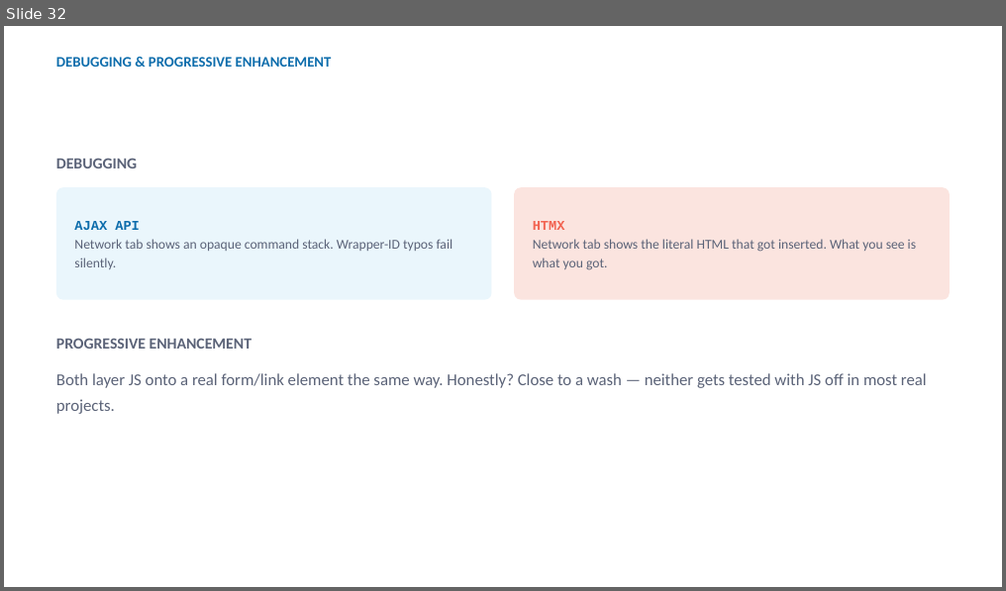
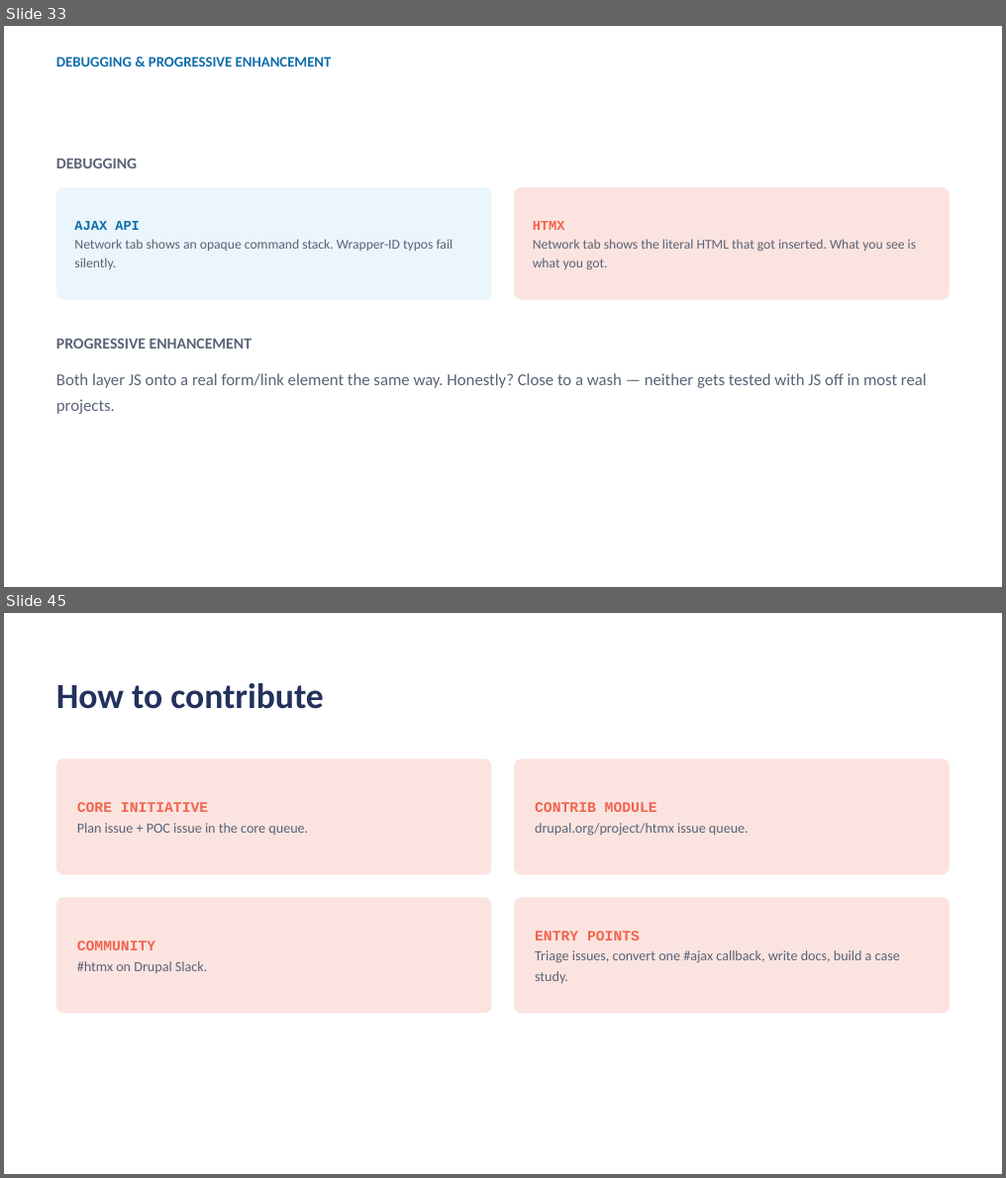
Before and after one commit to RChaubey16/drupalcon-rotterdam-session, a slide deck: Ajax to HTMX.pptx. Shown one above the other, each under a label of ours: slide 32 before the commit, slides 33 and 45 after it; the slides between them are not shown. The pictures are 1006x591 and 1006x1178 pixels, drawn with LibreOffice and Linux fonts; fonts in the diff are those of the drawing; background and template pictures are left out. Boxes give left, top, right and bottom in pixels: in the first picture for what was removed or moved away, otherwise in the second. Text is boxed around its words. In the diff, an @@ line names an element or a change of style, - is before the commit and + after.

```diff
--- a/Ajax to HTMX.pptx
+++ b/Ajax to HTMX.pptx
@@ slide 45 added at [4, 613, 1002, 1174], background picture (left out) @@
@@ title added at [56, 683, 324, 709], 34 pt, text #23325D, bold @@
+How to contribute
@@ rounded rectangle added at [56, 759, 492, 875], fill #FBE4DF, 13.5 pt, text #5B6378 @@
+CORE INITIATIVE
+Plan issue + POC issue in the core queue.
@@ rounded rectangle added at [515, 759, 950, 875], fill #FBE4DF, 13.5 pt, text #5B6378 @@
+CONTRIB MODULE
+drupal.org/project/htmx issue queue.
@@ rounded rectangle added at [56, 897, 492, 1014], fill #FBE4DF, 13.5 pt, text #5B6378 @@
+COMMUNITY
+#htmx on Drupal Slack.
@@ rounded rectangle added at [515, 897, 950, 1014], fill #FBE4DF, 13.5 pt, text #5B6378 @@
+ENTRY POINTS
+Triage issues, convert one #ajax callback, write docs, build a case study.
@@ what was slide 32 is now slide 33 @@
```
Also in this commit, not shown: 11 slides changed, 11 other slides added, 7 other files.
